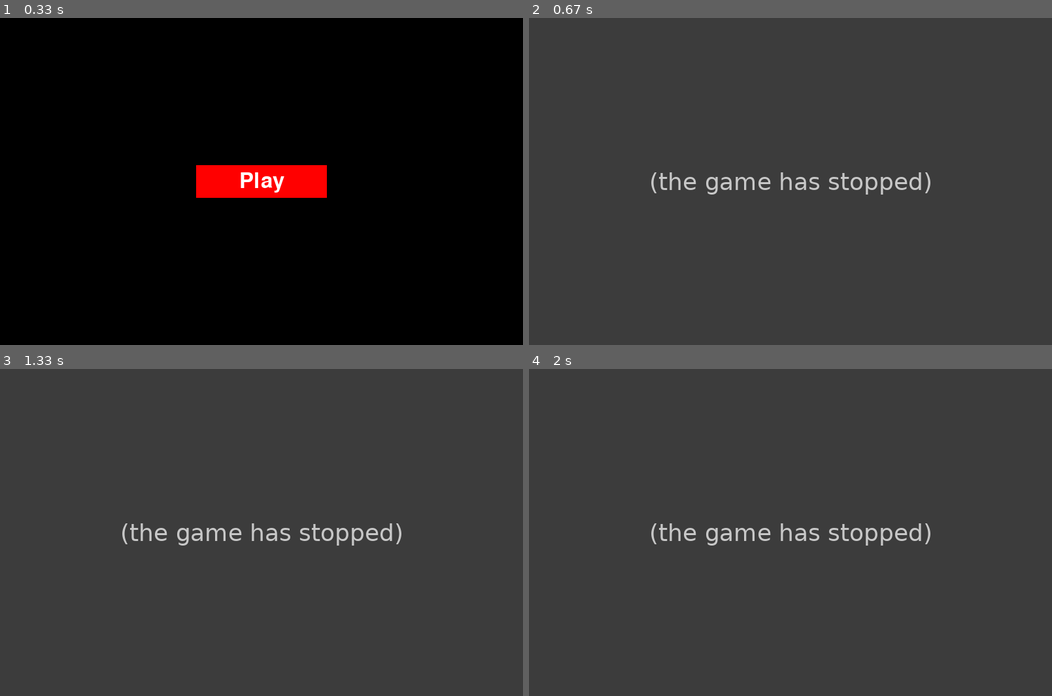
Above: before the commit, frames 1-4 (two rows, left to right).
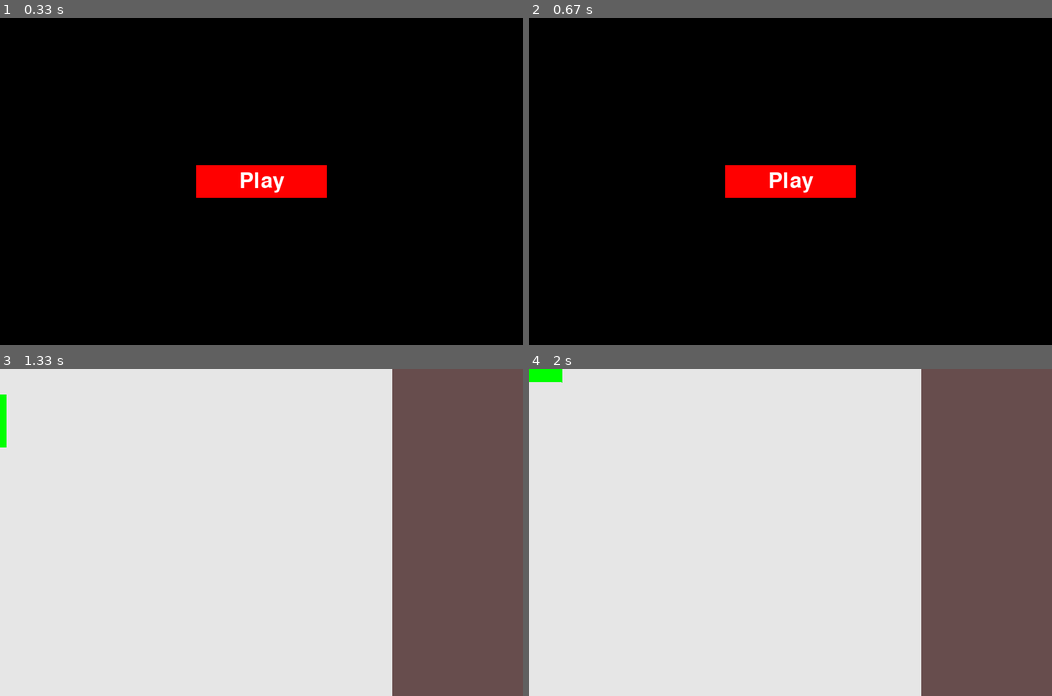
Above: after the commit, the same moments.

Repository: dradav97/TangramPygame
Game: pygame game, started from menu/main.py
Two runs of this game, one before a commit and one after it. Both use one fixed random seed, a clock stepped at 60 frames per second and the inputs below.
Inputs (mouse positions are in pixels of both pictures, inside the frame that each line leads up to):
- Up to frame 1 (0.33 s): no input
- Up to frame 2 (0.67 s): hold Q from 0.33 s (still down); hold Right from 0.33 s (still down)
- Up to frame 3 (1.33 s): release Q at 0.8 s; release Right at 0.8 s; click (240, 545) at 0.88 s; tap Space at 1.17 s
- Up to frame 4 (2 s): hold Right 1.5-1.97 s; tap Space at 1.57, 1.87 s

Frame 1 is identical in both runs. In frame 2, 100% of the frame differs, in the area x 0-100%, y 0-100%; in frame 3, 100%; in frame 4, 100%.
Error before the commit: AttributeError: 'Quadrilateral' object has no attribute 'movex' (main.py line 54); the game stopped at 0.33 s (later frames are placeholders)

Commit message:
actualizando acciones del triangulo y el rectangulo

Diff:
--- a/menu/figures/Quadrilateral.py
+++ b/menu/figures/Quadrilateral.py
@@ -25,6 +25,35 @@
 
     def draw(self):
         pygame.draw.polygon(self.screen, (0, 255, 0), (self.vertex_a.vertex, self.vertex_b.vertex, self.vertex_c.vertex, self.vertex_d.vertex))
+
+    @property
+    def move_l(self):
+
+        self.vertex_a.x = self.vertex_a.x - 10
+        self.vertex_b.x = self.vertex_b.x - 10
+        self.vertex_c.x = self.vertex_c.x - 10
+        self.vertex_d.x = self.vertex_d.x - 10
+
+    @property
+    def move_r(self):
+        self.vertex_a.x = self.vertex_a.x + 10
+        self.vertex_b.x = self.vertex_b.x + 10
+        self.vertex_c.x = self.vertex_c.x + 10
+        self.vertex_d.x = self.vertex_d.x + 10
+
+    @property
+    def move_u(self):
+        self.vertex_a.y = self.vertex_a.y - 10
+        self.vertex_b.y = self.vertex_b.y - 10
+        self.vertex_c.y = self.vertex_c.y - 10
+        self.vertex_d.y = self.vertex_d.y - 10
+
+    @property
+    def move_d(self):
+        self.vertex_a.y = self.vertex_a.y + 10
+        self.vertex_b.y = self.vertex_b.y + 10
+        self.vertex_c.y = self.vertex_c.y + 10
+        self.vertex_d.y = self.vertex_d.y + 10
 
     @property
     def vertex_a(self):
--- a/menu/figures/Triangle.py
+++ b/menu/figures/Triangle.py
@@ -27,6 +27,30 @@
 
     def draw(self):
         pygame.draw.polygon(self.screen, (0, 255, 0), (self.vertex_a.vertex, self.vertex_b.vertex, self.vertex_c.vertex))
+
+    @property
+    def move_l(self):
+        self.vertex_a.x = self.vertex_a.x - 10
+        self.vertex_b.x = self.vertex_b.x - 10
+        self.vertex_c.x = self.vertex_c.x - 10
+
+    @property
+    def move_r(self):
+        self.vertex_a.x = self.vertex_a.x + 10
+        self.vertex_b.x = self.vertex_b.x + 10
+        self.vertex_c.x = self.vertex_c.x + 10
+
+    @property
+    def move_u(self):
+        self.vertex_a.y = self.vertex_a.y - 10
+        self.vertex_b.y = self.vertex_b.y - 10
+        self.vertex_c.y = self.vertex_c.y - 10
+
+    @property
+    def move_d(self):
+        self.vertex_a.y = self.vertex_a.y + 10
+        self.vertex_b.y = self.vertex_b.y + 10
+        self.vertex_c.y = self.vertex_c.y + 10
 
     @property
     def vertex_a(self):
--- a/menu/main.py
+++ b/menu/main.py
@@ -51,13 +51,13 @@
                         self.control = True
                 if event.type == pygame.KEYDOWN:
                     if event.key== pygame.K_RIGHT:
-                        self.shape.movex(True)
+                        self.shape.move_r
                     if event.key== pygame.K_DOWN:
-                        self.shape.movey(True)
+                        self.shape.move_d
                     if event.key== pygame.K_LEFT:
-                        self.shape.movex(False)
+                        self.shape.move_l
                     if event.key== pygame.K_UP:
-                        self.shape.movey(False)
+                        self.shape.move_u
                     if event.key== pygame.K_SPACE:
                         self.shape.rotate()
 
